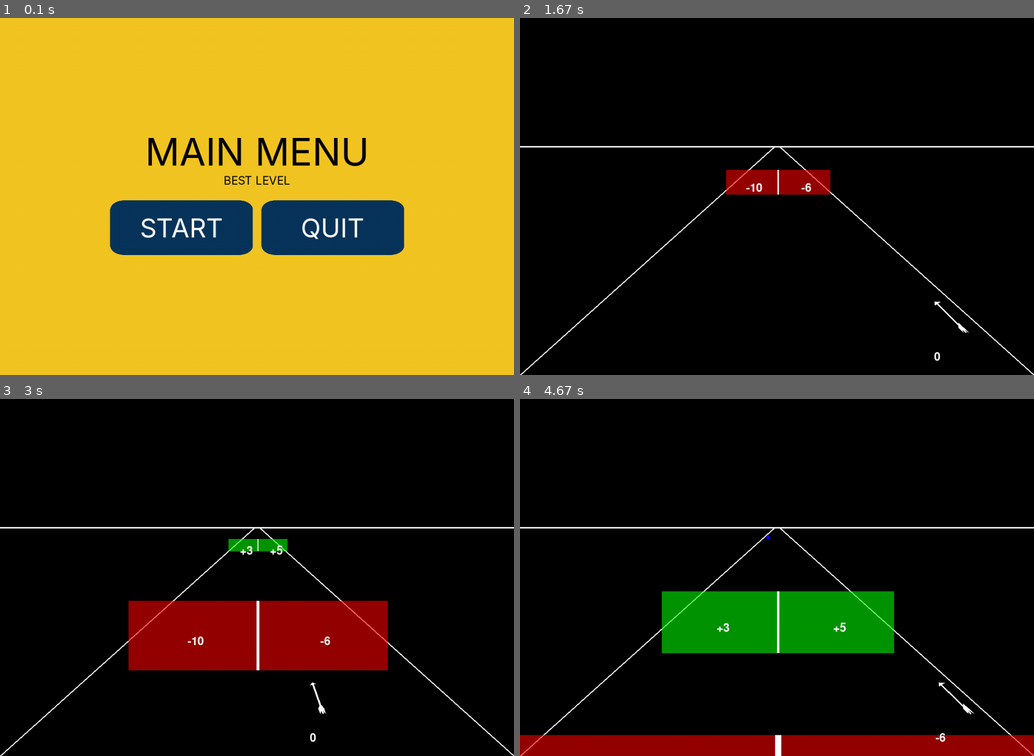
Above: before the commit, frames 1-4 (two rows, left to right).
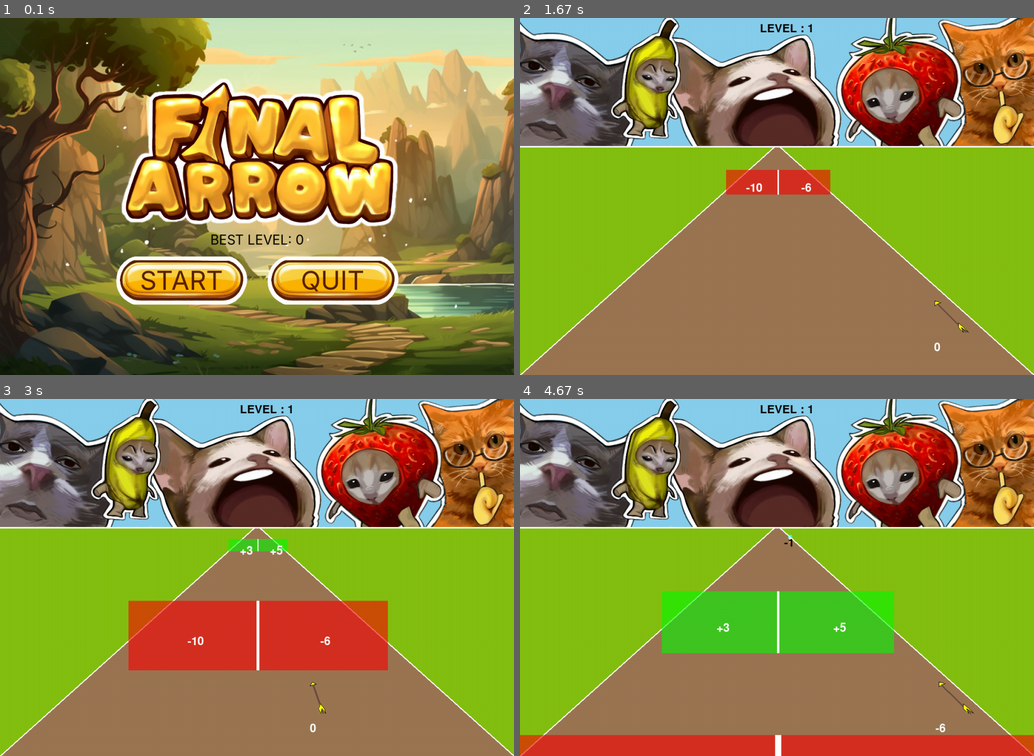
Above: after the commit, the same moments.

Repository: sususu-supernova/pygame-Maxudonal
Game: pygame game, started from main.py
Same seed, same stepped clock (60 frames per second), same inputs: the game is played once before the commit and once after it.
Inputs (mouse positions are in pixels of both pictures, inside the frame that each line leads up to):
- Up to frame 1 (0.1 s): no input
- Up to frame 2 (1.67 s): click "START" at 0.38 s; hold Right 0.67-1.13 s; move the mouse to (756, 210) at 0.7 s; hold Right 1.17-1.63 s
- Up to frame 3 (3 s): hold Left 1.67-2.2 s; hold Left 2.23-2.63 s; hold Right from 2.67 s (still down)
- Up to frame 4 (4.67 s): release Right at 3.3 s; hold Left 3.33-3.8 s; hold Right 3.83-4.3 s; hold Right from 4.33 s (still down)

The runs differ from the first frame. In frame 1, 96% of the frame differs, in the area x 0-100%, y 0-100%; in frame 2, 99%; in frame 3, 98%; in frame 4, 98%.

Commit message:
Add files via upload

Diff:
--- a/button.py
+++ b/button.py
@@ -6,25 +6,29 @@
 screen = pygame.display.set_mode((1080,750))
 main_font = pygame.font.SysFont("Inter",55)
 
+dark_brown = (89,33,1)
+green = (70,112,0)
+red = (220,9,0)
+
 class Button() :
+
     def __init__(self, image, x_pos, y_pos, text_input) :
         self.image = image
         self.x_pos = x_pos
         self.y_pos = y_pos
         self.rect = self.image.get_rect(center=(self.x_pos,self.y_pos))
         self.text_input = text_input
-        self.text = main_font.render(self.text_input, True , "white")
+        self.text = main_font.render(self.text_input, True , dark_brown)
         self.text_rect = self.text. get_rect(center=(self.x_pos, self.y_pos))
 
     def update(self) :
-        """อัปเดตการแสดงผลของปุ่ม"""
         screen.blit(self.image, self.rect)
         screen.blit(self.text, self.text_rect)
 
     def checkForInput(self, position) :
         if self.rect.collidepoint(position) :
 
-            if self.text_input == "QUIT": # อิงคำจากศัพท์บนปุ่ม
+            if self.text_input == "QUIT":
                 pygame.quit()
                 sys.exit()
 
@@ -40,19 +44,9 @@
             if self.text_input == "NEXT LEVEL" :
                 return "game"
 
-    def changeColor(self, position) :
+    def changeColor(self, position):
         if position[0] in range(self.rect.left, self.rect.right) and position[1] in range(self.rect.top, self.rect.bottom) :
-            self.text = main_font.render(self.text_input, True , "red")
-        else :
-            self.text = main_font.render(self.text_input, True , "white")
-
-        ''' position[0]: พิกัด x ของตำแหน่งเมาส์
-            position[1]: พิกัด y ของตำแหน่งเมาส์
-            self.rect.left: ขอบซ้ายของกรอบของปุ่ม
-            self.rect.right: ขอบขวาของกรอบของปุ่ม
-            self.rect.top: ขอบบนของกรอบของปุ่ม
-            self.rect.bottom: ขอบล่างของกรอบของปุ่ม
-            การใช้ range() ในที่นี้หมายถึงการสร้างช่วงค่าที่เราจะตรวจสอบ:
-
-            range(self.rect.left, self.rect.right): สร้างช่วงค่าจากขอบซ้ายไปขอบขวาของกรอบ
-            range(self.rect.top, self.rect.bottom): สร้างช่วงค่าจากขอบบนไปขอบล่างของกรอบ'''
+            if self.text_input == "START" or self.text_input ==  "TRY AGAIN" or  self.text_input == "NEXT LEVEL" :
+                self.text = main_font.render(self.text_input, True , green)
+            else :
+                self.text = main_font.render(self.text_input, True , red)
--- a/final_game.py
+++ b/final_game.py
@@ -5,84 +5,110 @@
 
 pygame.init()
 
+bg_image = pygame.image.load("game_bg.png")
+
 screen_w = 1080
 screen_h = 750
 #varible for screen window
 
 white = (255,255,255)
-black = (0,0,0)
-green = (0,255,0,100)
-red = (255,0,0,100)
+black = (10,10,10)
+green = (0,255,0,250)
+red = (255,0,0,250)
 blue = (0,0,255)
+yellow = (255,255,0)
+brown = (106,78,66)
+sky = (135,206,235)
+grass = (132,192,17)
+dirt = (155,118,83)
+#color variable
 
 font = pygame.font.Font(None, 36)
+#set font
 
 screen = pygame.display.set_mode((screen_w,screen_h))
 #create screen window
 
-pygame.display.set_caption("Pygame test program")
+pygame.display.set_caption("Final Arrow")
 #set window name
 
 clock = pygame.time.Clock()
 #creat time for movement speed refernce
-tick = 140
-
-power = 0
+tick = 130
+
+#################################################################################
 
 class ARROW:
-    def __init__(self,x,y):
+    def __init__(self,x,y,color):
         self.x = x
         self.y = y
-        self.xb = x
-        self.headx = x+1
-        self.headxl = x-5
-        self.headxr = x+6
-        self.heady = y-5
-        self.headyl = y
-        self.headyr = y
-        self.hb = pygame.Rect(self.x-1,self.heady,4,3)
-        self.blt =[x-5,y+50]
-        self.blb =[x-5,y+60]
-        self.bmt =[x+1.5,y+40]
-        self.bmb =[x+1.5,y+50]
-        self.brt =[x+6.5,y+50]
-        self.brb =[x+6.5,y+60]
-    def update(self, dx=0):
+        self.color = color
+        self.xb = ((x-540)*1.18)+540
+        self.head = [(self.x-540)*0.985+1+540,y-5]
+        self.headl = [(self.x-540)*1.005-5+540,y]
+        self.headr = [(self.x-540)*1.005+6+540,y]
+        self.hb = pygame.Rect(self.x-1,self.head[1],1,1)
+        self.blt =[((self.x-540)*1.15)-5+540,self.y+50]
+        self.blb =[((self.x-540)*1.18)-5+540,self.y+60]
+        self.bmt =[((self.x-540)*1.13)+1.5+540,self.y+40]
+        self.bmb =[((self.x-540)*1.15)+1.5+540,self.y+50]
+        self.brt =[((self.x-540)*1.15)+6.5+540,self.y+50]
+        self.brb =[((self.x-540)*1.18)+6.5+540,self.y+60]
+
+    def update(self, dx):
         if 170>self.x+dx or self.x+dx> 910:
             pass
         else:
             self.x += dx
             self.xb += dx*1.18
             self.hb.x += dx
-            self.headx += dx*0.985
-            self.headxl += dx*1.005
-            self.headxr += dx*1.005
-            self.headyl += dx*0.009
-            self.headyr -= dx*0.009
+            self.head[0] += dx*0.985
+            self.headl[0] += dx*1.005
+            self.headr[0] += dx*1.005
+            self.headl[1] += dx*0.009
+            self.headr[1] -= dx*0.009
             self.blt[0] += dx*1.15
             self.blb[0] += dx*1.18
             self.bmt[0] += dx*1.13
             self.bmb[0] += dx*1.15
             self.brt[0] += dx*1.15
             self.brb[0] += dx*1.18
-        self.hb = pygame.Rect(self.headx,self.heady,1,1)
+        self.hb = pygame.Rect(self.head[0],self.head[1],1,1)
+
     def draw(self):
-        pygame.draw.line(screen, white,(self.x, self.y),(self.xb, self.y+60), 4)
-        '''pygame.draw.rect(screen, white, self.hb)'''
-        pygame.draw.polygon(screen,white,((self.headx,self.heady),(self.headxl,self.headyl),(self.headxr,self.headyr)))
-        pygame.draw.polygon(screen,white,(self.bmt,self.brt,self.brb,self.bmb,self.blb,self.blt))
-
-class Road:
-    def __init__(self, x, y):
-        self.rect = pygame.Rect(x, y, 20, 70)
-
-    def update(self):
-        self.rect.y += 1
-        if self.rect.y > screen_h:
-            self.rect.y = -60
-
-    def draw(self):
-        pygame.draw.rect(screen, white, self.rect)
+        pygame.draw.polygon(screen,self.color,((self.head[0],self.head[1]),(self.headl[0],self.headl[1]),(self.headr[0],self.headr[1])))
+        pygame.draw.polygon(screen,black,((self.head[0],self.head[1]-1),(self.headl[0]-1,self.headl[1]+1),(self.headr[0]+1,self.headr[1]+1)),1)
+        pygame.draw.line(screen, brown,(self.x, self.y),(self.xb, self.y+60), 4)
+        pygame.draw.polygon(screen,self.color,(self.bmt,self.brt,self.brb,self.bmb,self.blb,self.blt))
+        pygame.draw.polygon(screen,black,(self.bmt,self.brt,self.brb,self.bmb,self.blb,self.blt),1)
+
+    def center(self):
+        if self.x in range(539,542):
+            self.x = 540
+            self.xb = 540
+            self.hb.x = 540
+            self.head[0] = 540
+            self.headl[0] = 535
+            self.headr[0] = 545
+            self.head[1] = self.y-5
+            self.headl[1] = self.y
+            self.headr[1] = self.y
+            self.blt[0] = 535
+            self.blb[0] = 535
+            self.bmt[0] = 541
+            self.bmb[0] = 541
+            self.brt[0] = 546
+            self.brb[0] = 546
+            dx=0
+            self.update(dx)
+        elif self.x < 539:
+            dx = 2
+            self.update(dx)
+        elif self.x > 541:
+            dx = -2
+            self.update(dx)
+
+#################################################################################
 
 class Square:
     def __init__(self, x, y):
@@ -113,52 +139,56 @@
         if self.x < 540:
             self.x -= 0.56 +self.speed*(self.y/950)
             self.hb.x = self.x
-
         self.image = pygame.Surface((self.w, self.h))
         self.rect = self.image.get_rect()
         self.rect.x = self.x
         self.rect.y = self.y
         self.image.fill(self.color)
 
-
     def draw(self):
         pygame.Surface.set_alpha(self.image,150)
         screen.blit(self.image, self.rect)
-        '''pygame.draw.rect(screen, white, self.hb)'''
         text = font.render(f'{self.operation}{self.point}', True, white)
         screen.blit(text, (self.rect.centerx-(6*len(f'{self.point}')), self.rect.centery))
         pygame.draw.rect(screen,white, pygame.Rect(542.5-(self.w/50)/2,self.y,1+self.w/50,self.h))
 
+#################################################################################
+
 class Boss:
     def __init__(self, x, y):
-        self.size = 8
+        self.size = 16
         self.x = x
         self.y = y
         self.rect = pygame.Rect(x, y, self.size, self.size)
         self.hb = pygame.Rect(self.rect.left,self.rect.centery,self.size,3)
         self.speed = 0
+        self.pic = pygame.image.load('boss.png')
+        self.pic_surface = pygame.transform.scale(self.pic, (self.size*1.2, self.size))
+        self.pic_rect = self.pic.get_rect()
+        self.pic_rect = (self.rect.x-self.size/8,self.y-10)
+
 
     def update(self):
-        self.speed += 0.005
-        self.size += 0.10 +self.speed/5
+        self.speed += 0.003
+        self.size += 0.50 +self.speed/5
         self.rect = pygame.Rect(self.x, self.y, self.size, self.size)
         self.hb = pygame.Rect(self.rect.left-self.size/2,self.rect.centery,self.size,3)
         self.y += 0.30 +self.speed*(self.y/1000)
         self.hb.y += 0.30 +self.speed*(self.y/1000)
         self.rect.centerx = 540
-
+        self.pic_rect = (self.rect.x-self.size/8,self.y-10)
+        self.pic_surface = pygame.transform.scale(self.pic, (self.size*1.2, self.size))
 
     def draw(self):
-        pygame.draw.rect(screen, blue, self.rect)
-        '''pygame.draw.rect(screen, white, self.hb)'''
-
-
-        text = font.render(f'{bosspower-50}', True, white)
-        screen.blit(text, (self.rect.centerx- (6 * len(f'{bosspower-50}')), self.rect.centery))
+        screen.blit(self.pic_surface, self.pic_rect)
+        text = font.render(f'{bosspower-50}', True, black)
+        screen.blit(text, (self.rect.centerx- (6 * len(f'{bosspower-50}')), self.rect.centery+40))
+
+#################################################################################
 
 class Enemy:
-    def __init__(self, x, y):
-        self.size = 1
+    def __init__(self, x, y, model):
+        self.size = 10
         self.x = x
         self.y = y
         self.image = pygame.Surface((self.size, self.size))
@@ -168,29 +198,35 @@
         self.image.fill(blue)
         self.effect = -1
         self.speed = 0
-        self.hb = pygame.Rect(self.rect.x,self.rect.centery,self.size,3)
+        self.hb = pygame.Rect(self.rect.centerx-self.size/6,self.rect.centery,self.size/3,3)
+        self.pic = pygame.image.load(model)
+        self.pic_surface = pygame.transform.scale(self.pic, (self.size, self.size*1.5))
+        self.pic_rect = self.image.get_rect()
+        self.pic_rect = (self.rect.x,self.y-self.size/2.5)
+
     def update(self):
         self.speed += 0.005
         self.y += 0.30 +self.speed*(self.y/1000)
         self.size += 0.10 +self.speed/5
-
         if self.rect.centerx < 540:
             self.x -= (540-self.rect.centerx)/170
         elif self.rect.centerx > 540:
             self.x += (self.rect.centerx-540)/170
-
         self.image = pygame.Surface((self.size, self.size))
         self.rect = self.image.get_rect()
         self.rect.centerx = self.x
         self.rect.y = self.y
+        self.pic_rect = (self.rect.x,self.y-self.size/2.5)
+        self.pic_surface = pygame.transform.scale(self.pic, (self.size, self.size*1.5))
         self.image.fill(blue)
-        self.hb = pygame.Rect(self.rect.x,self.rect.centery,self.size,3)
+        self.hb = pygame.Rect(self.rect.centerx-self.size/6,self.rect.centery,self.size/3,3)
 
     def draw(self):
-        screen.blit(self.image, self.rect)
-        '''pygame.draw.rect(screen, white, self.hb)'''
-
-
+        screen.blit(self.pic_surface, self.pic_rect)
+        text = font.render('-1', True, black)
+        screen.blit(text, ((self.rect.centerx-12), self.rect.centery-6))
+
+#################################################################################
 
 def eventhandle():
     global power
@@ -206,7 +242,7 @@
             square.remove(sq)
             pastgate += 1
 
-        if arrow.hb.colliderect(sq[0].hb):
+        if arrows[0].hb.colliderect(sq[0].hb):
             if sq[0].operation == '+':
                 power1 += sq[0].point
                 power += sq[0].point
@@ -227,8 +263,7 @@
                 power2 *= sq[1].point
             elif sq[1].operation == '/':
                 power2 //= sq[1].point
-
-        elif arrow.hb.colliderect(sq[1].hb):
+        elif arrows[0].hb.colliderect(sq[1].hb):
             if sq[0].operation == '+':
                 power1 += sq[0].point
             elif sq[0].operation == '-':
@@ -255,22 +290,28 @@
         elif power2 > power1:
             bosspower += (power2-bosspower)
 
-    if arrow.hb.colliderect(boss.hb):
+    if arrows[0].hb.colliderect(boss.hb):
         result = power > bosspower-50
 
     for unit in enemy_group:
-        if unit.hb.colliderect(arrow.hb):
-            power -= 1
-            enemy_group.remove(unit)
-
+        for arrow in arrows:
+            if unit.hb.colliderect(arrow.hb):
+                power -= 1
+                enemy_group.remove(unit)
+                break
+
+#################################################################################
 
 def create_enemy():
         global enemy_group
-        enemy = Enemy(random.randint(520,560),270)
+        model = random.choice(['enemy1.png','enemy2.png','enemy3.png'])
+        enemy = Enemy(random.randint(520,560),270,model)
         enemy_group = [enemy] + enemy_group
 
-arrow = ARROW(540,600)
-roads = [Road(530,-60),Road(530,220),Road(530,480)]
+#################################################################################
+
+arrow = ARROW(540,600,yellow)
+arrows = [arrow,]
 square =[[Square(537, 270),Square(543, 270)]]
 enemy_group = []
 boss = Boss(540,270)
@@ -278,13 +319,18 @@
 result = 'win'
 n = 0
 pastgate = 0
+power = 0
+level = 0
+bestlvl = 0
+
+#################################################################################
 
 def run_game() :
 
-        global arrow,roads,square,enemy_group,boss,bosspower,result,n,pastgate
-
-        arrow = ARROW(540,600)
-        roads = [Road(530,-60),Road(530,220),Road(530,480)]
+        global arrows,square,enemy_group,boss,bosspower,result,n,pastgate,power,tick,level,bestlvl
+
+        arrow = ARROW(540,600,yellow)
+        arrows = [arrow,]
         square =[[Square(537, 270),Square(543, 270)]]
         enemy_group = []
         boss = Boss(540,270)
@@ -292,17 +338,16 @@
         result = 'win'
         n = 0
         pastgate = 0
+        power = 0
 
         run = True
 
         while run:  #or while run == True
 
-            screen.fill(black)
+            screen.blit(bg_image, (0, 0))
+            pygame.draw.rect(screen, grass, pygame.Rect(0,270,1080,480))
+            pygame.draw.polygon(screen, dirt, ((0,750),(535,270),(545,270),(1080,750)))
             #to refresh screen
-
-            '''for road in roads:
-                road.update()
-                road.draw()'''
 
             for unit in enemy_group:
                     unit.update()
@@ -316,46 +361,9 @@
             #draw street line parameter = (display, color, start, stop, width)
             key = pygame.key.get_pressed()  #get pressed key input
 
-            if pastgate < 11:
-                for sq in square:
-                    if sq[0].rect.centery > 400 and len(square) == 1:
-                        n+=1
-                        if n < 11:
-                            square.append([Square(537, 270),Square(543, 270)])
-                    if random.randint(0,500) == 1 and n < 10:
-                        create_enemy()
-                    sq[0].draw()
-                    sq[1].draw()
-                    sq[0].update()
-                    sq[1].update()
-                dx = 0
-            else:
-                boss.update()
-                boss.draw()
-
-                if arrow.x in range(539,542):
-                    arrow.x = 540
-                    arrow.xb = 540
-                    arrow.hb.x = 540
-                    arrow.headx = 540
-                    arrow.headxl = 535
-                    arrow.headxr = 545
-                    arrow.heady = arrow.y-5
-                    arrow.headyl = arrow.y
-                    arrow.headyr = arrow.y
-                    arrow.blt[0] = 535
-                    arrow.blb[0] = 535
-                    arrow.bmt[0] = 541
-                    arrow.bmb[0] = 541
-                    arrow.brt[0] = 546
-                    arrow.brb[0] = 546
-                    dx=0
-                elif arrow.x < 539:
-                    dx = 2
-                elif arrow.x > 541:
-                    dx = -2
-
             eventhandle()
+
+            dx = 0
 
             for event in pygame.event.get(): #get event input from user
                 if event.type == pygame.QUIT: #to able to close game window
@@ -370,16 +378,51 @@
                 dx = -3
             elif key[pygame.K_RIGHT] == True and pastgate < 11:
                 dx = 3
-            arrow.update(dx)
-            arrow.draw()
+
+            if len(arrows) <= power //10:
+                arrows.append(ARROW(random.randint(arrows[0].x-20,arrows[0].x+20),random.randint(605,610),white))
+            if len(arrows) > (power //10)+1 and len(arrows) > 1:
+                arrows.remove(arrows[-1])
+
+            text = font.render(f'LEVEL : {level+1}', True, black)
+            screen.blit(text, (510-(6*len(f'{level+1}')),10))
+
+            if pastgate < 11:
+                for sq in square:
+                    if sq[0].rect.centery > 400 and len(square) == 1:
+                        n+=1
+                        if n < 11:
+                            square.append([Square(537, 270),Square(543, 270)])
+                    if random.randint(0,500) == 1 and n < 10:
+                        create_enemy()
+                    sq[0].draw()
+                    sq[1].draw()
+                    sq[0].update()
+                    sq[1].update()
+                for arrow in arrows[::-1]:
+                    arrow.update(dx)
+                    arrow.draw()
+            else:
+                boss.update()
+                boss.draw()
+
+                for arrow in arrows[::-1]:
+                    arrow.center()
+                    arrow.draw()
 
             text = font.render(f'{power}', True, white)
-            screen.blit(text, (arrow.x-(6*len(f'{power}')),arrow.y+100))
+            screen.blit(text, (arrows[0].x-(6*len(f'{power}')),arrows[0].y+80))
 
             if result == True:
+                tick += 10
+                level += 1
+                if level > bestlvl:
+                    bestlvl = level
                 return win.win(screen)
 
             if result == False:
+                tick = 140
+                level = 0
                 return lose.lose(screen)
 
             clock.tick(tick) #set time tick
--- a/lose.py
+++ b/lose.py
@@ -4,9 +4,8 @@
 
 pygame.init()
 
-# กำหนดขนาดหน้าจอ
-screen_w, screen_h = 1080, 750
-white = (255, 255, 255)
+screen = pygame.display.set_mode((1080,750))
+bg_image = pygame.image.load("lose_bg.png")
 
 def lose(screen):
 
@@ -14,23 +13,19 @@
 
     while True:
 
-        screen.fill("white")
-
-        lose_text = pygame.font.SysFont("Inter", 80).render("LOSE", True, "black")
-        lose_rect = lose_text.get_rect(center=(540, 297))
-        screen.blit(lose_text, lose_rect)
+        screen.blit(bg_image, (0, 0))
 
         ###########################################################################
 
         try_pic = pygame.image.load("button.png")
-        try_button_surface = pygame.transform.scale(try_pic, (360, 140))
-        try_button = Button(try_button_surface, 351, 422, "TRY AGAIN")
+        try_button_surface = pygame.transform.scale(try_pic, (340, 200))
+        try_button = Button(try_button_surface, 351, 630, "TRY AGAIN")
 
         ###########################################################################
 
         main_manu_pic = pygame.image.load("button.png")
-        main_manu_button_surface = pygame.transform.scale(main_manu_pic, (360, 140))
-        main_manu_button = Button(main_manu_button_surface, 729, 422, "MAIN MENU")
+        main_manu_button_surface = pygame.transform.scale(main_manu_pic, (340, 200))
+        main_manu_button = Button(main_manu_button_surface, 729, 630, "MAIN MENU")
 
         ###########################################################################
 
--- a/main.py
+++ b/main.py
@@ -6,6 +6,7 @@
 pygame.init()
 
 screen = pygame.display.set_mode((1080,750))
+bg_image = pygame.image.load("BG.png")
 
 #################################################################################
 
@@ -22,26 +23,24 @@
 
 # หน้าจอเริ่มต้นตอนเข้าเกม
 def main_menu() :
-    screen.fill("#F3C623")
-    pygame.display.set_caption("main menu")
 
-    name_text = pygame.font.SysFont("Inter", 80).render("MAIN MENU", True, "black")
-    name_rect = name_text.get_rect(center=(540, 280))
-    screen.blit(name_text, name_rect)
+    level = final_game.bestlvl
+    screen.blit(bg_image, (0, 0))
+    pygame.display.set_caption("FINAL ARROW")
 
-    best_text = pygame.font.SysFont("Inter", 24).render("BEST LEVEL", True, "black")
-    best_rect = best_text.get_rect(center=(540, 341))
+    best_text = pygame.font.SysFont("Inter", 28).render(f"BEST LEVEL: {level}", True, "black")
+    best_rect = best_text.get_rect(center=(540, 465))
     screen.blit(best_text, best_rect)
 
     # ปุ่ม START
     start_pic = pygame.image.load("button.png")
-    start_button_surface = pygame.transform.scale(start_pic, (300, 140))
-    start_button = Button(start_button_surface, 381, 440, "START")
+    start_button_surface = pygame.transform.scale(start_pic, (280, 200))
+    start_button = Button(start_button_surface, 381, 550, "START")
 
     # ปุ่ม QUIT
     quit_pic = pygame.image.load("button.png")
-    quit_button_surface = pygame.transform.scale(quit_pic, (300, 140))
-    quit_button = Button(quit_button_surface, 699, 440, "QUIT")
+    quit_button_surface = pygame.transform.scale(quit_pic, (280, 200))
+    quit_button = Button(quit_button_surface, 699, 550, "QUIT")
 
     # ตรวจสอบการคลิก
     for event in pygame.event.get():
@@ -51,7 +50,6 @@
 
         if event.type == pygame.MOUSEBUTTONDOWN:
 
-            # action = start_button.checkForInput(pygame.mouse.get_pos()) # pygame.mouse.get_pos() จะคืนค่าเป็นทูตที่มีสองค่า (x, y) ซึ่งเป็นพิกัดของตำแหน่งปัจจุบันของเมาส์
             if start_button.checkForInput(pygame.mouse.get_pos()) == "game":
                 return "game"
 
@@ -69,7 +67,6 @@
 
 #################################################################################
 
-# ฟังก์ชันหน้าจอหลัก
 def main():
 
     in_game = False  # กำหนดสถานะเกมเริ่มต้นว่าอยู่ในหน้าหลัก
@@ -84,24 +81,3 @@
     main()
 
 #################################################################################
-
-    '''screen.fill("Black")
-    pygame.display.set_caption("game")
-
-    play_text = pygame.font.SysFont("Inter", 45).render("this is the play screen", True, "white")
-    play_rect = play_text.get_rect(center=(540, 250))
-    screen.blit(play_text, play_rect)
-
-    # ปุ่ม QUIT สำหรับกลับไปหน้าหลัก
-    quit_pic = pygame.image.load("test_button_2.png")
-    quit_button_surface = pygame.transform.scale(quit_pic, (369,210)) # กำหนดขนาดกรอบของตัวปุ่น
-    quit_button = Button(quit_button_surface,540,400,"QUIT")
-
-    for event in pygame.event.get():
-        if event.type == pygame.MOUSEBUTTONDOWN :
-            quit_button.checkForInput(pygame.mouse.get_pos())
-
-    quit_button.changeColor(pygame.mouse.get_pos())
-    quit_button.update()
-
-    pygame.display.update()'''
--- a/win.py
+++ b/win.py
@@ -4,9 +4,8 @@
 
 pygame.init()
 
-# กำหนดขนาดหน้าจอ
-screen_w, screen_h = 1080, 750
-white = (255, 255, 255)
+screen = pygame.display.set_mode((1080,750))
+bg_image = pygame.image.load("win_bg.png")
 
 def win(screen):
 
@@ -14,23 +13,19 @@
 
     while True :
 
-        screen.fill("white")  # เติมหน้าจอเป็นสีดำ
-
-        win_text = pygame.font.SysFont("Inter", 80).render("WIN", True, "black")
-        win_rect = win_text.get_rect(center=(540, 297))
-        screen.blit(win_text, win_rect)
+        screen.blit(bg_image, (0, 0))
 
         ###########################################################################
 
         next_pic = pygame.image.load("button.png")
-        next_button_surface = pygame.transform.scale(next_pic, (360, 140))
-        next_button = Button(next_button_surface, 351, 422, "NEXT LEVEL")
+        next_button_surface = pygame.transform.scale(next_pic, (340, 200))
+        next_button = Button(next_button_surface, 351, 630, "NEXT LEVEL")
 
         ###########################################################################
 
         main_manu_pic = pygame.image.load("button.png")
-        main_manu_button_surface = pygame.transform.scale(main_manu_pic, (360, 140))
-        main_manu_button = Button(main_manu_button_surface, 729, 422, "MAIN MENU")
+        main_manu_button_surface = pygame.transform.scale(main_manu_pic, (340, 200))
+        main_manu_button = Button(main_manu_button_surface, 729, 630, "MAIN MENU")
 
         ###########################################################################
 
Binary file added: BG.PNG
Binary file added: boss.png
Binary file changed: button.png
Binary file added: enemy1.png
Binary file added: enemy2.png
Binary file added: enemy3.png
Binary file added: game_bg.png
Binary file added: lose_bg.png
Binary file added: win_bg.png
